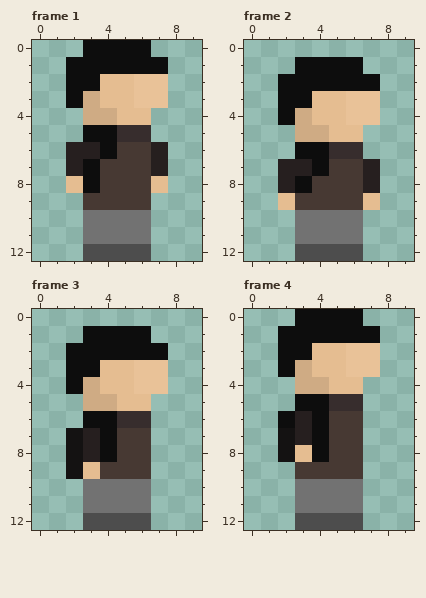
A pixel-art file gets an edit: ressources/player/idle/boy-black-idle.aseprite. Above is the file before it was changed.
10x13 pixels, 4 frames. Colours within 5 levels of each other are drawn and written as one. Shown: frame 1, frame 2, frame 3, frame 4. The commit also changed other frames, which this record leaves out.
The result:
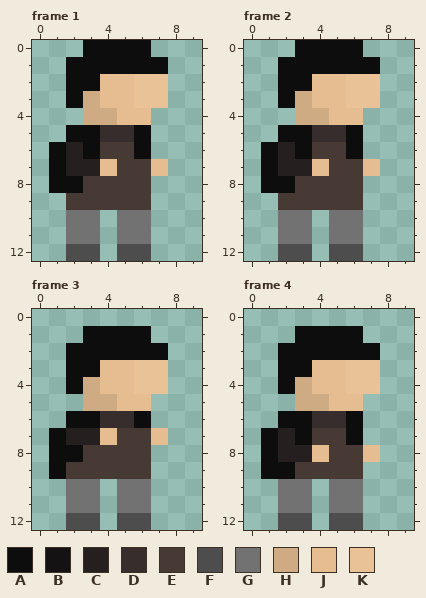
Palette (. is transparent): A #0d0d0d  B #141212  C #261f1f  D #372d2d  E #473933  F #4d4d4d  G #727272  H #cfab84  J #e5bd91  K #e9c298
From the commit log: refait les animations de idle
What changed:
Changed rows in their new state; - is an unchanged pixel.
Frame 1, layers "red/idle/backpack-boy", "red/idle/boy":
first column x 1:
 5 -A-D-A-
 6 A-AE-A.
 7 A-CJ--J
 8 AAE---.
 9 -E-----
10 -G-.---
11 -G-.---
12 -F-.---
Frame 2, layers "red/idle/backpack-boy", "red/idle/boy":
first column x 1:
 0 --AAAA-
 1 -A----A
 2 ---JJKK
 3 --H----
 4 -.-H-J.
 5 -AADDA-
 6 AC-EEA-
 7 A--J--J
 8 AAE---.
 9 -E----.
10 -G-.---
11 -G-.---
12 -F-.---
Frame 3, layers "red/idle/backpack-boy", "red/idle/boy":
first column x 1:
 6 -A-D-A-
 7 AC-J--J
 8 AAEE---
 9 AEE----
10 -G-.---
11 -G-.---
12 -F-.---
Frame 4, layers "red/idle/backpack-boy", "red/idle/boy":
first column x 1:
 0 --....-
 1 -.----.
 2 ---AAAA
 3 --A----
 4 -A-J-KK
 5 --HHJJ-
 6 --ADDA-
 7 ACAE-A-
 8 ACCJ--J
 9 AA-----
10 -G-.---
11 -G-.---
12 -F-.---
Boxes around the changes in both pictures, in picture pixels (x1, y1, x2, y2):
changed: (49, 125, 168, 261)
changed: (261, 40, 380, 261)
changed: (49, 411, 168, 530)
changed: (261, 309, 380, 530)
